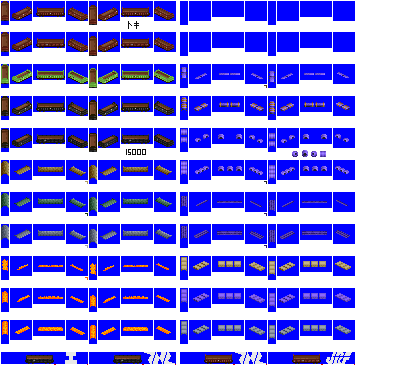
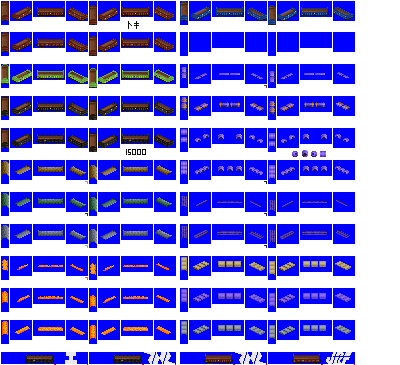
Comparing the layer stacks of the two 400px x 365px images. Changes:
added layer "toki 25000 cc" above "toki 25000" over (180, 1, 353, 25)
